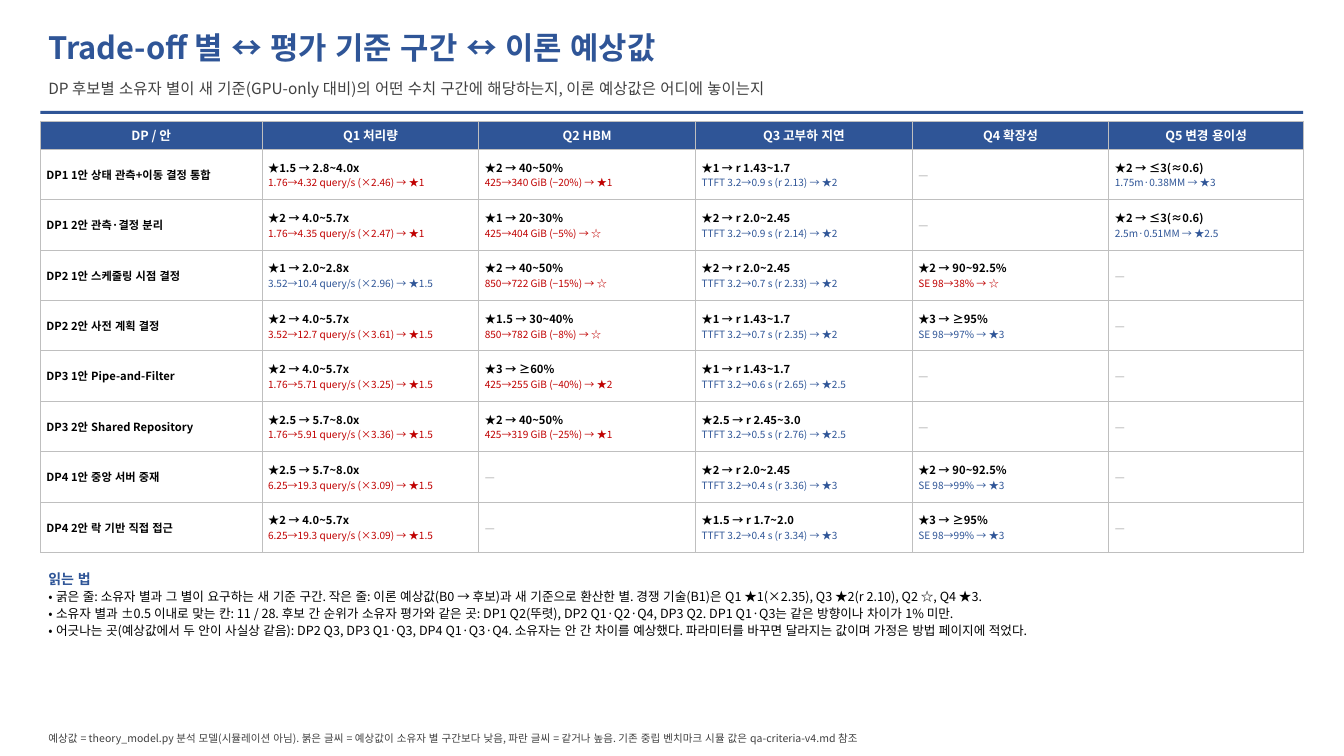
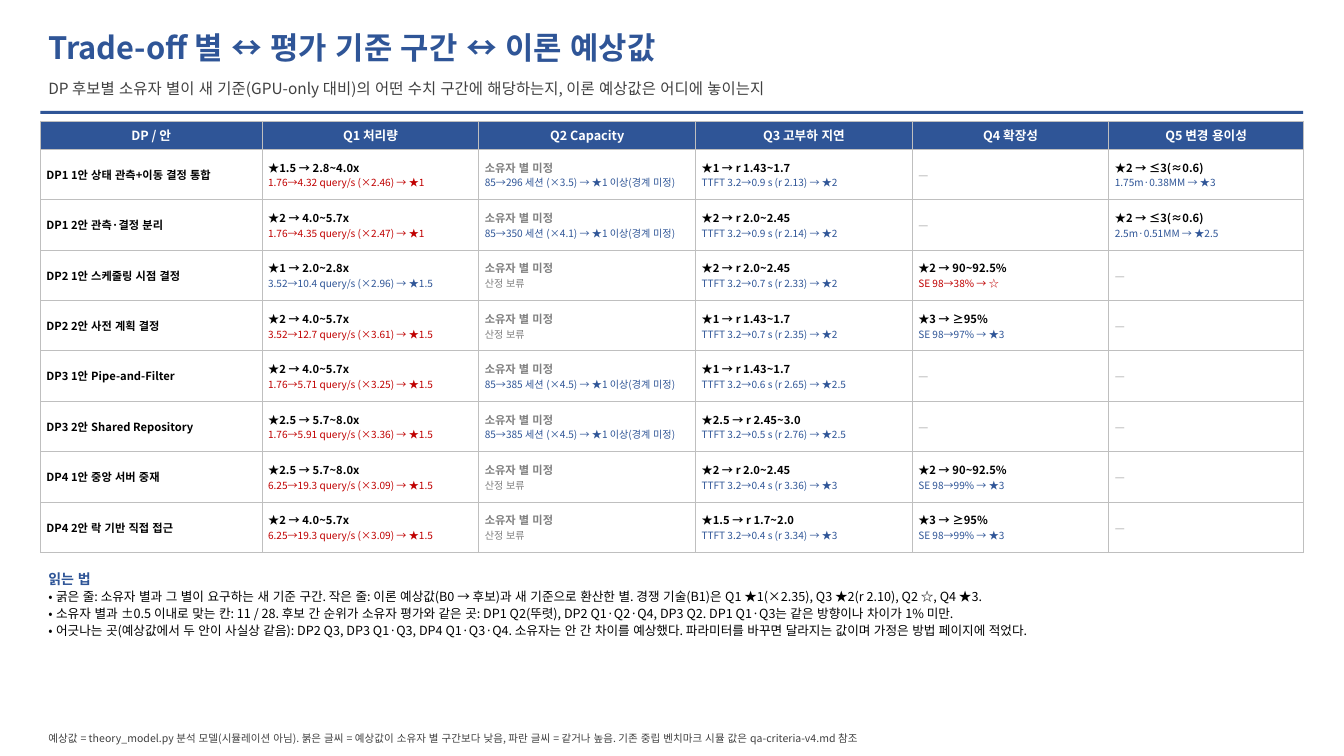
Before and after one commit to mkim0628/vllm, a slide deck: slide 24 of doc-mk/QA-criteria-v4/DP-QA-criteria-v4.pptx (slide 22 before the commit). Drawn at 1344x756 pixels with LibreOffice and Linux fonts; fonts in the diff are those of the drawing. Boxes give left, top, right and bottom in pixels: in the first picture for what was removed or moved away, otherwise in the second. Text is boxed around its words. In the diff, an @@ line names an element or a change of style, - is before the commit and + after.

```diff
--- a/doc-mk/QA-criteria-v4/DP-QA-criteria-v4.pptx
+++ b/doc-mk/QA-criteria-v4/DP-QA-criteria-v4.pptx
@@ table at [40,121,1304,553] @@
-row 1, column 3: Q2 HBM
+row 1, column 3: Q2 Capacity
-row 2, column 3: ★2 → 40~50% / 425→340 GiB (−20%) → ★1
+row 2, column 3: 소유자 별 미정 / 85→296 세션 (×3.5) → ★1 이상(경계 미정)
-row 3, column 3: ★1 → 20~30% / 425→404 GiB (−5%) → ☆
+row 3, column 3: 소유자 별 미정 / 85→350 세션 (×4.1) → ★1 이상(경계 미정)
-row 4, column 3: ★2 → 40~50% / 850→722 GiB (−15%) → ☆
+row 4, column 3: 소유자 별 미정 / 산정 보류
-row 5, column 3: ★1.5 → 30~40% / 850→782 GiB (−8%) → ☆
+row 5, column 3: 소유자 별 미정 / 산정 보류
-row 6, column 3: ★3 → ≥60% / 425→255 GiB (−40%) → ★2
+row 6, column 3: 소유자 별 미정 / 85→385 세션 (×4.5) → ★1 이상(경계 미정)
-row 7, column 3: ★2 → 40~50% / 425→319 GiB (−25%) → ★1
+row 7, column 3: 소유자 별 미정 / 85→385 세션 (×4.5) → ★1 이상(경계 미정)
-row 8, column 3: —
+row 8, column 3: 소유자 별 미정 / 산정 보류
-row 9, column 3: —
+row 9, column 3: 소유자 별 미정 / 산정 보류
```
Also in this commit, not shown: 8 other slides changed, 2 slides added, 5 other files.
